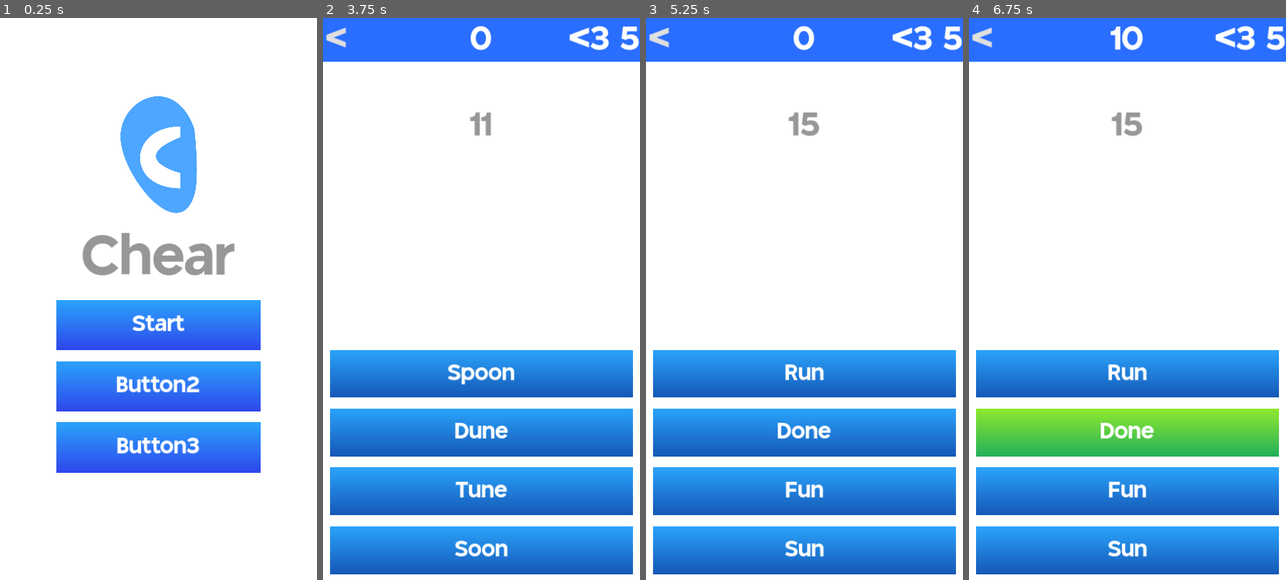
Above: before the commit, frames 1-4 (left to right).
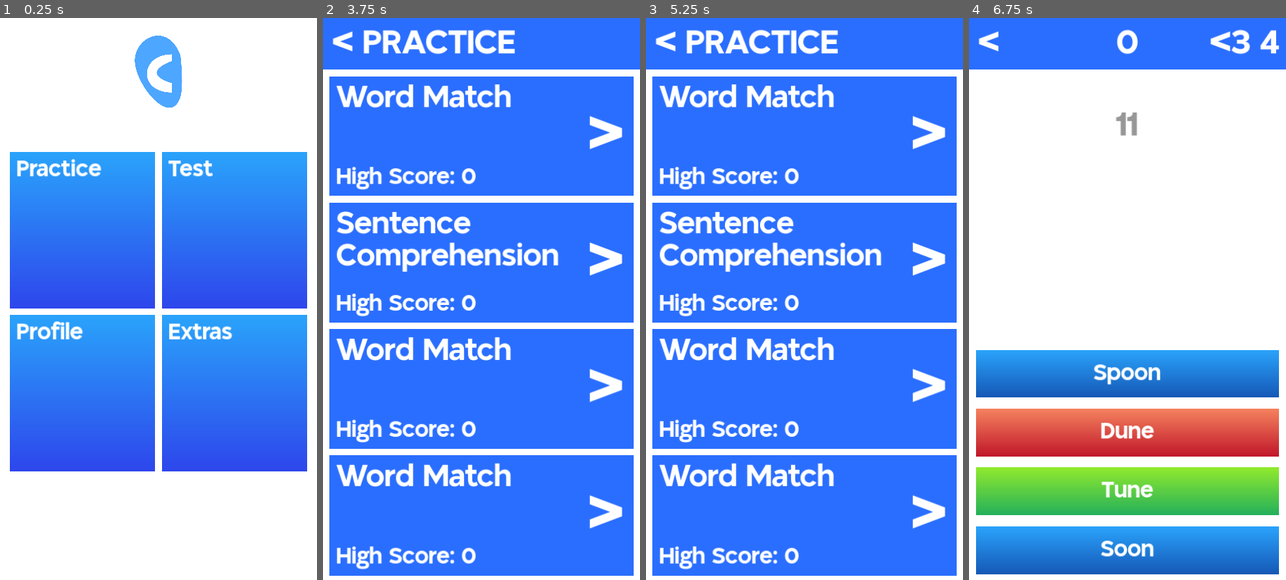
Above: after the commit, the same moments.

Repository: meteor0id1/cochlear
Game: Godot game, scene res://Scenes/MainMenu.tscn
Same seed, same stepped clock (60 frames per second), same inputs: the game is played once before the commit and once after it. Before the commit the project starts from res://Scenes/Main Menu.tscn.
Inputs (mouse positions are in pixels of both pictures, inside the frame that each line leads up to; where the layout moved, square brackets give the same spot in the first picture):
- Up to frame 1 (0.25 s): no input
- Up to frame 2 (3.75 s): click (557, 231) [481, 388] at 0.5 s; click (481, 445) at 1.25 s, where only the run before the commit has a clickable "Button3"; click (405, 394) at 2.02 s; click (557, 394) at 2.77 s; click (405, 231) [481, 327] at 3.5 s
- Up to frame 3 (5.25 s): click "<" at 4.25 s; click (728, 231) [804, 327] at 5 s
- Up to frame 4 (6.75 s): click (1251, 136) at 5.75 s, where only the run after the commit has a clickable ">"; click "Done" (after the commit: "Dune") at 6.5 s

The runs differ from the first frame. In frame 1, 49% of the frame differs, in the area x 3-97%, y 3-81%; in frame 2, 82%; in frame 3, 82%, in the area x 0-100%, y 1-100%; in frame 4, 20%.

Commit message:
select screen

Diff:
--- a/MainTheme.tres
+++ b/MainTheme.tres
@@ -1,6 +1,51 @@
-[gd_resource type="Theme" load_steps=5 format=3 uid="uid://bb2trv4dh4mq3"]
+[gd_resource type="Theme" load_steps=8 format=3 uid="uid://bb2trv4dh4mq3"]
 
 [ext_resource type="FontFile" uid="uid://cnabwuwos6o52" path="res://Fonts/TangoSans/TangoSans.ttf" id="1_uh82q"]
+
+[sub_resource type="StyleBoxFlat" id="StyleBoxFlat_6gi2w"]
+content_margin_left = 4.0
+content_margin_top = 4.0
+content_margin_right = 4.0
+content_margin_bottom = 4.0
+bg_color = Color(0.1, 0.1, 0.1, 0.3)
+corner_radius_top_left = 3
+corner_radius_top_right = 3
+corner_radius_bottom_right = 3
+corner_radius_bottom_left = 3
+corner_detail = 5
+
+[sub_resource type="StyleBoxFlat" id="StyleBoxFlat_jfaer"]
+content_margin_left = 4.0
+content_margin_top = 4.0
+content_margin_right = 4.0
+content_margin_bottom = 4.0
+bg_color = Color(1, 1, 1, 0.75)
+draw_center = false
+border_width_left = 2
+border_width_top = 2
+border_width_right = 2
+border_width_bottom = 2
+corner_radius_top_left = 3
+corner_radius_top_right = 3
+corner_radius_bottom_right = 3
+corner_radius_bottom_left = 3
+corner_detail = 5
+expand_margin_left = 2.0
+expand_margin_top = 2.0
+expand_margin_right = 2.0
+expand_margin_bottom = 2.0
+
+[sub_resource type="StyleBoxFlat" id="StyleBoxFlat_ini4t"]
+content_margin_left = 4.0
+content_margin_top = 4.0
+content_margin_right = 4.0
+content_margin_bottom = 4.0
+bg_color = Color(0.225, 0.225, 0.225, 0.6)
+corner_radius_top_left = 3
+corner_radius_top_right = 3
+corner_radius_bottom_right = 3
+corner_radius_bottom_left = 3
+corner_detail = 5
 
 [sub_resource type="StyleBoxFlat" id="StyleBoxFlat_flb6l"]
 content_margin_left = 4.0
@@ -31,10 +76,10 @@
 bg_color = Color(0.164706, 0.431373, 1, 1)
 
 [resource]
-Button/colors/font_color = Color(0.875, 0.875, 0.875, 1)
+Button/colors/font_color = Color(1, 1, 1, 1)
 Button/colors/font_disabled_color = Color(0.875, 0.875, 0.875, 0.5)
-Button/colors/font_focus_color = Color(0.95, 0.95, 0.95, 1)
-Button/colors/font_hover_color = Color(0.95, 0.95, 0.95, 1)
+Button/colors/font_focus_color = Color(1, 1, 1, 1)
+Button/colors/font_hover_color = Color(1, 1, 1, 1)
 Button/colors/font_hover_pressed_color = Color(1, 1, 1, 1)
 Button/colors/font_outline_color = Color(1, 1, 1, 1)
 Button/colors/font_pressed_color = Color(1, 1, 1, 1)
@@ -48,11 +93,20 @@
 Button/constants/outline_size = 0
 Button/font_sizes/font_size = 40
 Button/fonts/font = ExtResource("1_uh82q")
-Button/styles/disabled = null
-Button/styles/focus = null
+Button/styles/disabled = SubResource("StyleBoxFlat_6gi2w")
+Button/styles/focus = SubResource("StyleBoxFlat_jfaer")
+Button/styles/hover = SubResource("StyleBoxFlat_ini4t")
 Button/styles/normal = SubResource("StyleBoxFlat_flb6l")
 Button/styles/pressed = SubResource("StyleBoxFlat_t7dxm")
+GridContainer/constants/h_separation = 12
+GridContainer/constants/v_separation = 12
+HBoxContainer/constants/separation = 12
 Label/colors/font_color = Color(1, 1, 1, 1)
 Label/font_sizes/font_size = 40
 Label/fonts/font = ExtResource("1_uh82q")
+MarginContainer/constants/margin_bottom = 12
+MarginContainer/constants/margin_left = 12
+MarginContainer/constants/margin_right = 12
+MarginContainer/constants/margin_top = 12
 PanelContainer/styles/panel = SubResource("StyleBoxFlat_25ka2")
+VBoxContainer/constants/separation = 12
--- a/Scenes/Game.tscn
+++ b/Scenes/Game.tscn
@@ -5,9 +5,9 @@
 [ext_resource type="Script" path="res://Scripts/AnswerButtons.gd" id="3_u0lqf"]
 [ext_resource type="Texture2D" uid="uid://bdr0g46o75mqf" path="res://Art/NormalButtonTexture.tres" id="4_rv5h7"]
 [ext_resource type="Texture2D" uid="uid://b67oujw04ajns" path="res://Art/IncorrectButtonTexture.tres" id="5_0mopl"]
-[ext_resource type="Script" path="res://Scripts/Header.gd" id="6_nvt3a"]
+[ext_resource type="Script" path="res://Scripts/GameHeader.gd" id="6_exvgn"]
 [ext_resource type="Script" path="res://Scripts/GameOverPanel.gd" id="7_fp3hr"]
-[ext_resource type="Script" path="res://Scenes/AudioManager.gd" id="8_us1b2"]
+[ext_resource type="Script" path="res://Scripts/AudioManager.gd" id="8_u1n0p"]
 
 [sub_resource type="Gradient" id="Gradient_3hbo5"]
 colors = PackedColorArray(0.140442, 0.691406, 0.355662, 1, 0.565236, 0.914063, 0.182098, 1)
@@ -159,19 +159,24 @@
 anchor_right = 1.0
 offset_bottom = 80.0
 grow_horizontal = 2
-script = ExtResource("6_nvt3a")
-
-[node name="HBoxContainer" type="HBoxContainer" parent="Header"]
-layout_mode = 2
-
-[node name="BackButton" type="Button" parent="Header/HBoxContainer"]
+script = ExtResource("6_exvgn")
+
+[node name="MarginContainer" type="MarginContainer" parent="Header"]
+layout_mode = 2
+
+[node name="HBoxContainer" type="HBoxContainer" parent="Header/MarginContainer"]
+layout_mode = 2
+
+[node name="BackButton" type="Button" parent="Header/MarginContainer/HBoxContainer"]
+unique_name_in_owner = true
 layout_mode = 2
 size_flags_horizontal = 3
 theme_override_font_sizes/font_size = 60
 text = "<"
 alignment = 0
 
-[node name="ScoreLabel" type="Label" parent="Header/HBoxContainer"]
+[node name="ScoreLabel" type="Label" parent="Header/MarginContainer/HBoxContainer"]
+unique_name_in_owner = true
 layout_mode = 2
 size_flags_horizontal = 3
 theme_override_font_sizes/font_size = 60
@@ -179,7 +184,8 @@
 horizontal_alignment = 1
 vertical_alignment = 1
 
-[node name="LivesLabel" type="Label" parent="Header/HBoxContainer"]
+[node name="LivesLabel" type="Label" parent="Header/MarginContainer/HBoxContainer"]
+unique_name_in_owner = true
 layout_mode = 2
 size_flags_horizontal = 3
 theme_override_font_sizes/font_size = 60
@@ -326,7 +332,7 @@
 one_shot = true
 
 [node name="AudioManager" type="Node" parent="."]
-script = ExtResource("8_us1b2")
+script = ExtResource("8_u1n0p")
 
 [node name="AudioPlayer" type="AudioStreamPlayer" parent="AudioManager"]
 
@@ -341,7 +347,7 @@
 [connection signal="pressed" from="AnswerButtons/Button2" to="AnswerButtons" method="_on_button_2_pressed"]
 [connection signal="pressed" from="AnswerButtons/Button3" to="AnswerButtons" method="_on_button_3_pressed"]
 [connection signal="pressed" from="AnswerButtons/Button4" to="AnswerButtons" method="_on_button_4_pressed"]
-[connection signal="pressed" from="Header/HBoxContainer/BackButton" to="Header" method="_on_back_button_pressed"]
+[connection signal="pressed" from="Header/MarginContainer/HBoxContainer/BackButton" to="Header" method="_on_back_button_pressed"]
 [connection signal="pressed" from="GameOverPanel/ContinueButton" to="GameOverPanel" method="_on_continue_button_pressed"]
 [connection signal="pressed" from="GameOverPanel/RestartButton" to="GameOverPanel" method="_on_restart_button_pressed"]
 [connection signal="timeout" from="QuestionEndTimer" to="." method="_on_question_end_timer_timeout"]
--- /dev/null
+++ b/Scenes/GamemodePanel.tscn
@@ -0,0 +1,46 @@
+[gd_scene load_steps=3 format=3 uid="uid://c67j66s6u7qrf"]
+
+[ext_resource type="Theme" uid="uid://bb2trv4dh4mq3" path="res://MainTheme.tres" id="1_eaklx"]
+[ext_resource type="Script" path="res://Scripts/GamemodePanel.gd" id="1_mbnqt"]
+
+[node name="GamemodePanel" type="PanelContainer"]
+size_flags_horizontal = 3
+size_flags_vertical = 3
+theme = ExtResource("1_eaklx")
+script = ExtResource("1_mbnqt")
+
+[node name="MarginContainer" type="MarginContainer" parent="."]
+layout_mode = 2
+
+[node name="HBoxContainer" type="HBoxContainer" parent="MarginContainer"]
+layout_mode = 2
+
+[node name="VBoxContainer" type="VBoxContainer" parent="MarginContainer/HBoxContainer"]
+layout_mode = 2
+size_flags_horizontal = 3
+
+[node name="TitleLabel" type="Label" parent="MarginContainer/HBoxContainer/VBoxContainer"]
+unique_name_in_owner = true
+layout_mode = 2
+size_flags_horizontal = 3
+size_flags_vertical = 1
+size_flags_stretch_ratio = 2.0
+theme_override_font_sizes/font_size = 54
+text = "Word Match"
+
+[node name="HighScoreLabel" type="Label" parent="MarginContainer/HBoxContainer/VBoxContainer"]
+unique_name_in_owner = true
+layout_mode = 2
+size_flags_horizontal = 3
+size_flags_vertical = 3
+theme_override_font_sizes/font_size = 40
+text = "High Score: 1000"
+vertical_alignment = 2
+
+[node name="StartButton" type="Button" parent="MarginContainer/HBoxContainer"]
+layout_mode = 2
+theme_override_font_sizes/font_size = 100
+text = ">"
+alignment = 0
+
+[connection signal="pressed" from="MarginContainer/HBoxContainer/StartButton" to="." method="_on_start_button_pressed"]
--- a/Scenes/Main Menu.tscn
+++ /dev/null
@@ -1,142 +0,0 @@
-[gd_scene load_steps=6 format=3 uid="uid://drwprlbn4myol"]
-
-[ext_resource type="Theme" uid="uid://bb2trv4dh4mq3" path="res://MainTheme.tres" id="1_ed41h"]
-[ext_resource type="Script" path="res://Scripts/Buttons.gd" id="2_p2fjd"]
-[ext_resource type="Texture2D" uid="uid://b55gdobtm2yqw" path="res://Art/Logo.png" id="3_psw6p"]
-
-[sub_resource type="Gradient" id="Gradient_oamos"]
-colors = PackedColorArray(0.180817, 0.279757, 0.925781, 1, 0.165344, 0.638846, 0.984375, 1)
-
-[sub_resource type="GradientTexture2D" id="GradientTexture2D_sq4tk"]
-gradient = SubResource("Gradient_oamos")
-fill_from = Vector2(1, 1)
-
-[node name="MainMenu" type="Control"]
-layout_mode = 3
-anchors_preset = 15
-anchor_right = 1.0
-anchor_bottom = 1.0
-grow_horizontal = 2
-grow_vertical = 2
-theme = ExtResource("1_ed41h")
-
-[node name="Background" type="ColorRect" parent="."]
-layout_mode = 1
-anchors_preset = 15
-anchor_right = 1.0
-anchor_bottom = 1.0
-grow_horizontal = 2
-grow_vertical = 2
-
-[node name="Title" type="Label" parent="."]
-layout_mode = 1
-anchors_preset = 8
-anchor_left = 0.5
-anchor_top = 0.5
-anchor_right = 0.5
-anchor_bottom = 0.5
-offset_left = -236.0
-offset_top = -144.0
-offset_right = 236.0
-offset_bottom = -7.0
-grow_horizontal = 2
-grow_vertical = 2
-theme_override_colors/font_color = Color(0.592157, 0.592157, 0.592157, 1)
-theme_override_font_sizes/font_size = 100
-text = "Chear"
-horizontal_alignment = 1
-vertical_alignment = 1
-
-[node name="Buttons" type="VBoxContainer" parent="."]
-layout_mode = 1
-anchors_preset = 7
-anchor_left = 0.5
-anchor_top = 1.0
-anchor_right = 0.5
-anchor_bottom = 1.0
-offset_left = -186.0
-offset_top = -512.0
-offset_right = 186.0
-offset_bottom = -199.0
-grow_horizontal = 2
-grow_vertical = 0
-theme_override_constants/separation = 20
-alignment = 1
-script = ExtResource("2_p2fjd")
-
-[node name="StartButton" type="TextureButton" parent="Buttons"]
-layout_mode = 2
-size_flags_vertical = 3
-focus_next = NodePath("../Button2")
-focus_previous = NodePath("../Button3")
-texture_normal = SubResource("GradientTexture2D_sq4tk")
-stretch_mode = 0
-
-[node name="Label" type="Label" parent="Buttons/StartButton"]
-layout_mode = 1
-anchors_preset = 15
-anchor_right = 1.0
-anchor_bottom = 1.0
-grow_horizontal = 2
-grow_vertical = 2
-text = "Start"
-horizontal_alignment = 1
-vertical_alignment = 1
-
-[node name="Button2" type="TextureButton" parent="Buttons"]
-layout_mode = 2
-size_flags_vertical = 3
-focus_neighbor_top = NodePath("../StartButton")
-focus_neighbor_bottom = NodePath("../Button3")
-focus_next = NodePath("../Button3")
-focus_previous = NodePath("../StartButton")
-texture_normal = SubResource("GradientTexture2D_sq4tk")
-stretch_mode = 0
-
-[node name="Label" type="Label" parent="Buttons/Button2"]
-layout_mode = 1
-anchors_preset = 15
-anchor_right = 1.0
-anchor_bottom = 1.0
-grow_horizontal = 2
-grow_vertical = 2
-text = "Button2"
-horizontal_alignment = 1
-vertical_alignment = 1
-
-[node name="Button3" type="TextureButton" parent="Buttons"]
-layout_mode = 2
-size_flags_vertical = 3
-focus_next = NodePath("../StartButton")
-focus_previous = NodePath("../Button2")
-texture_normal = SubResource("GradientTexture2D_sq4tk")
-stretch_mode = 0
-
-[node name="Label" type="Label" parent="Buttons/Button3"]
-layout_mode = 1
-anchors_preset = 15
-anchor_right = 1.0
-anchor_bottom = 1.0
-grow_horizontal = 2
-grow_vertical = 2
-text = "Button3"
-horizontal_alignment = 1
-vertical_alignment = 1
-
-[node name="Logo" type="TextureRect" parent="."]
-layout_mode = 1
-anchors_preset = 8
-anchor_left = 0.5
-anchor_top = 0.5
-anchor_right = 0.5
-anchor_bottom = 0.5
-offset_left = -69.5
-offset_top = -370.0
-offset_right = 69.5
-offset_bottom = -158.0
-grow_horizontal = 2
-grow_vertical = 2
-texture = ExtResource("3_psw6p")
-expand_mode = 1
-
-[connection signal="pressed" from="Buttons/StartButton" to="Buttons" method="_on_start_button_pressed"]
--- /dev/null
+++ b/Scenes/MainMenu.tscn
@@ -0,0 +1,159 @@
+[gd_scene load_steps=6 format=3 uid="uid://drwprlbn4myol"]
+
+[ext_resource type="Theme" uid="uid://bb2trv4dh4mq3" path="res://MainTheme.tres" id="1_xgca8"]
+[ext_resource type="Script" path="res://Scripts/Buttons.gd" id="2_gy3tw"]
+[ext_resource type="Texture2D" uid="uid://b55gdobtm2yqw" path="res://Art/Logo.png" id="3_1osa0"]
+
+[sub_resource type="Gradient" id="Gradient_oamos"]
+colors = PackedColorArray(0.180817, 0.279757, 0.925781, 1, 0.165344, 0.638846, 0.984375, 1)
+
+[sub_resource type="GradientTexture2D" id="GradientTexture2D_sq4tk"]
+gradient = SubResource("Gradient_oamos")
+fill_from = Vector2(1, 1)
+
+[node name="MainMenu" type="Control"]
+layout_mode = 3
+anchors_preset = 15
+anchor_right = 1.0
+anchor_bottom = 1.0
+grow_horizontal = 2
+grow_vertical = 2
+theme = ExtResource("1_xgca8")
+
+[node name="Background" type="ColorRect" parent="."]
+layout_mode = 1
+anchors_preset = 15
+anchor_right = 1.0
+anchor_bottom = 1.0
+grow_horizontal = 2
+grow_vertical = 2
+
+[node name="Buttons" type="GridContainer" parent="."]
+layout_mode = 1
+anchors_preset = 8
+anchor_left = 0.5
+anchor_top = 0.5
+anchor_right = 0.5
+anchor_bottom = 0.5
+offset_left = -270.0
+offset_top = -269.0
+offset_right = 270.0
+offset_bottom = 311.0
+grow_horizontal = 2
+grow_vertical = 2
+columns = 2
+script = ExtResource("2_gy3tw")
+
+[node name="StartButton" type="TextureButton" parent="Buttons"]
+layout_mode = 2
+size_flags_horizontal = 3
+size_flags_vertical = 3
+theme = ExtResource("1_xgca8")
+texture_normal = SubResource("GradientTexture2D_sq4tk")
+stretch_mode = 0
+
+[node name="MarginContainer" type="MarginContainer" parent="Buttons/StartButton"]
+layout_mode = 1
+anchors_preset = 15
+anchor_right = 1.0
+anchor_bottom = 1.0
+grow_horizontal = 2
+grow_vertical = 2
+theme = ExtResource("1_xgca8")
+
+[node name="Label" type="Label" parent="Buttons/StartButton/MarginContainer"]
+layout_mode = 2
+size_flags_vertical = 1
+text = "Practice"
+
+[node name="Button2" type="TextureButton" parent="Buttons"]
+layout_mode = 2
+size_flags_horizontal = 3
+size_flags_vertical = 3
+texture_normal = SubResource("GradientTexture2D_sq4tk")
+stretch_mode = 0
+
+[node name="MarginContainer2" type="MarginContainer" parent="Buttons/Button2"]
+layout_mode = 1
+anchors_preset = 15
+anchor_right = 1.0
+anchor_bottom = 1.0
+grow_horizontal = 2
+grow_vertical = 2
+theme = ExtResource("1_xgca8")
+
+[node name="Label" type="Label" parent="Buttons/Button2/MarginContainer2"]
+layout_mode = 2
+size_flags_vertical = 1
+text = "Test"
+
+[node name="Button4" type="TextureButton" parent="Buttons"]
+layout_mode = 2
+size_flags_horizontal = 3
+size_flags_vertical = 3
+focus_neighbor_top = NodePath("../StartButton")
+focus_previous = NodePath("../StartButton")
+texture_normal = SubResource("GradientTexture2D_sq4tk")
+stretch_mode = 0
+
+[node name="MarginContainer3" type="MarginContainer" parent="Buttons/Button4"]
+layout_mode = 1
+anchors_preset = 15
+anchor_right = 1.0
+anchor_bottom = 1.0
+grow_horizontal = 2
+grow_vertical = 2
+theme = ExtResource("1_xgca8")
+
+[node name="Label" type="Label" parent="Buttons/Button4/MarginContainer3"]
+layout_mode = 2
+size_flags_vertical = 1
+text = "Profile"
+
+[node name="Button5" type="TextureButton" parent="Buttons"]
+layout_mode = 2
+size_flags_horizontal = 3
+size_flags_vertical = 3
+focus_neighbor_top = NodePath("../StartButton")
+focus_previous = NodePath("../StartButton")
+texture_normal = SubResource("GradientTexture2D_sq4tk")
+stretch_mode = 0
+
+[node name="MarginContainer4" type="MarginContainer" parent="Buttons/Button5"]
+layout_mode = 1
+anchors_preset = 15
+anchor_right = 1.0
+anchor_bottom = 1.0
+grow_horizontal = 2
+grow_vertical = 2
+theme = ExtResource("1_xgca8")
+
+[node name="Label" type="Label" parent="Buttons/Button5/MarginContainer4"]
+layout_mode = 2
+size_flags_vertical = 1
+text = "Extras"
+
+[node name="Logo" type="TextureRect" parent="."]
+layout_mode = 1
+anchors_preset = 8
+anchor_left = 0.5
+anchor_top = 0.5
+anchor_right = 0.5
+anchor_bottom = 0.5
+offset_left = -43.0
+offset_top = -480.0
+offset_right = 43.0
+offset_bottom = -349.0
+grow_horizontal = 2
+grow_vertical = 2
+texture = ExtResource("3_1osa0")
+expand_mode = 1
+
+[node name="BoxContainer" type="BoxContainer" parent="."]
+layout_mode = 2
+offset_left = 102.0
+offset_top = 668.0
+offset_right = 474.0
+offset_bottom = 668.0
+
+[connection signal="pressed" from="Buttons/StartButton" to="Buttons" method="_on_start_button_pressed"]
--- /dev/null
+++ b/Scenes/ModeSelect.tscn
@@ -0,0 +1,65 @@
+[gd_scene load_steps=4 format=3 uid="uid://dmcdq66xuhwr0"]
+
+[ext_resource type="Theme" uid="uid://bb2trv4dh4mq3" path="res://MainTheme.tres" id="1_6gprc"]
+[ext_resource type="Script" path="res://Scripts/ModeSelect.gd" id="2_k0726"]
+[ext_resource type="PackedScene" uid="uid://c67j66s6u7qrf" path="res://Scenes/GamemodePanel.tscn" id="3_pq4du"]
+
+[node name="ModeSelect" type="Control"]
+layout_mode = 3
+anchors_preset = 15
+anchor_right = 1.0
+anchor_bottom = 1.0
+grow_horizontal = 2
+grow_vertical = 2
+theme = ExtResource("1_6gprc")
+script = ExtResource("2_k0726")
+gamemode_panel = ExtResource("3_pq4du")
+
+[node name="Background" type="ColorRect" parent="."]
+layout_mode = 1
+anchors_preset = 15
+anchor_right = 1.0
+anchor_bottom = 1.0
+grow_horizontal = 2
+grow_vertical = 2
+
+[node name="VBoxContainer" type="VBoxContainer" parent="."]
+layout_mode = 1
+anchors_preset = 15
+anchor_right = 1.0
+anchor_bottom = 1.0
+grow_horizontal = 2
+grow_vertical = 2
+theme_override_constants/separation = 0
+
+[node name="Header" type="PanelContainer" parent="VBoxContainer"]
+layout_mode = 2
+
+[node name="MarginContainer" type="MarginContainer" parent="VBoxContainer/Header"]
+layout_mode = 2
+
+[node name="HBoxContainer" type="HBoxContainer" parent="VBoxContainer/Header/MarginContainer"]
+layout_mode = 2
+
+[node name="BackButton" type="Button" parent="VBoxContainer/Header/MarginContainer/HBoxContainer"]
+layout_mode = 2
+theme_override_font_sizes/font_size = 60
+text = "<"
+alignment = 0
+
+[node name="Label" type="Label" parent="VBoxContainer/Header/MarginContainer/HBoxContainer"]
+layout_mode = 2
+size_flags_horizontal = 3
+theme_override_font_sizes/font_size = 60
+text = "PRACTICE"
+vertical_alignment = 1
+
+[node name="MarginContainer" type="MarginContainer" parent="VBoxContainer"]
+layout_mode = 2
+size_flags_vertical = 3
+
+[node name="GamemodeContainer" type="VBoxContainer" parent="VBoxContainer/MarginContainer"]
+unique_name_in_owner = true
+layout_mode = 2
+
+[connection signal="pressed" from="VBoxContainer/Header/MarginContainer/HBoxContainer/BackButton" to="." method="_on_back_button_pressed"]
--- a/Scenes/AudioManager.gd
+++ b/Scripts/AudioManager.gd
@@ -2,7 +2,9 @@
 
 @export var sounds = {
 	Correct = "res://Audio/confirmation_002.ogg",
-	Incorrect = "res://Audio/error_006.ogg"
+	Incorrect = "res://Audio/error_006.ogg",
+	WooshIn = "res://Audio/maximize_003.ogg",
+	WooshOut = "res://Audio/minimize_003.ogg"
 }
 
 @onready var audio_player = $AudioPlayer
--- a/Scripts/Buttons.gd
+++ b/Scripts/Buttons.gd
@@ -1,5 +1,5 @@
-extends VBoxContainer
+extends GridContainer
 
 
 func _on_start_button_pressed():
-	get_tree().change_scene_to_file("res://Scenes/Game.tscn")
+	get_tree().change_scene_to_file("res://Scenes/ModeSelect.tscn")
--- a/Scripts/Game.gd
+++ b/Scripts/Game.gd
@@ -53,16 +53,11 @@
 	update_button_texts.emit(button_texts)
 
 func check_if_unique(question_data, button_texts, i):
-	print(button_texts)
-	print("testing: " + button_texts[i])
-
 	if str(button_texts[i]) == question_data.options[current_answer]:
-			print("failed on is answer")
 			return false
 
 	for j in range(button_texts.size()):
 		if i != j and str(button_texts[i]) == str(button_texts[j]):
-			print("failed on exists already")
 			return false
 
 	return true
--- /dev/null
+++ b/Scripts/GameHeader.gd
@@ -0,0 +1,15 @@
+extends PanelContainer
+
+@onready var back_button = %BackButton
+@onready var score_label = %ScoreLabel
+@onready var lives_label = %LivesLabel
+
+
+func _on_back_button_pressed():
+	get_tree().change_scene_to_file("res://Scenes/MainMenu.tscn")
+
+func _on_game_update_score(score):
+	score_label.text = str(score)
+
+func _on_game_update_lives(lives):
+	lives_label.text = "<3 " + str(lives)
--- /dev/null
+++ b/Scripts/GamemodePanel.gd
@@ -0,0 +1,12 @@
+extends PanelContainer
+
+@onready var high_score_label = %HighScoreLabel
+@onready var title_label = %TitleLabel
+
+func load_info(title):
+	title_label.text = title
+	high_score_label.text = "High Score: " + str(Save.data.high_score)
+
+
+func _on_start_button_pressed():
+	get_tree().change_scene_to_file("res://Scenes/Game.tscn")
--- a/Scripts/Header.gd
+++ /dev/null
@@ -1,14 +0,0 @@
-extends PanelContainer
-
-@onready var back_button = $HBoxContainer/BackButton
-@onready var score_label = $HBoxContainer/ScoreLabel
-@onready var lives_label = $HBoxContainer/LivesLabel
-
-func _on_back_button_pressed():
-	get_tree().change_scene_to_file("res://Scenes/Main Menu.tscn")
-
-func _on_game_update_score(score):
-	score_label.text = str(score)
-
-func _on_game_update_lives(lives):
-	lives_label.text = "<3 " + str(lives)
--- /dev/null
+++ b/Scripts/ModeSelect.gd
@@ -0,0 +1,35 @@
+extends Control
+
+signal panel_create
+
+var gamemodes = [
+	{
+		"title" = "Word Match",
+		"high_score" = 0,
+	},
+	{
+		"title" = "Sentence \nComprehension",
+		"high_score" = 0,
+	},
+	{
+		"title" = "Word Match",
+		"high_score" = 0,
+	},
+	{
+		"title" = "Word Match",
+		"high_score" = 0,
+	},
+]
+
+@export var gamemode_panel: PackedScene
+@onready var gamemode_container = %GamemodeContainer
+
+func _ready():
+	for gamemode in gamemodes:
+		var new_panel = gamemode_panel.instantiate()
+		gamemode_container.add_child(new_panel)
+		new_panel.load_info(gamemode.title)
+
+func _on_back_button_pressed():
+
+	get_tree().change_scene_to_file("res://Scenes/MainMenu.tscn")
--- a/Scripts/Save.gd
+++ b/Scripts/Save.gd
@@ -12,13 +12,9 @@
 
 func load_data():
 	if FileAccess.file_exists(SAVE_FILE):
-		print("save found")
 		var file = FileAccess.open(SAVE_FILE, FileAccess.READ)
 		data = file.get_var()
-		print(data.high_score)
 	else:
-		print("making new save")
 		data = {
 			"high_score" = 0
 		}
-		print(data.high_score)
--- a/project.godot
+++ b/project.godot
@@ -11,7 +11,7 @@
 [application]
 
 config/name="Cochlear"
-run/main_scene="res://Scenes/Main Menu.tscn"
+run/main_scene="res://Scenes/MainMenu.tscn"
 config/features=PackedStringArray("4.0", "GL Compatibility")
 config/icon="res://icon.svg"
 
